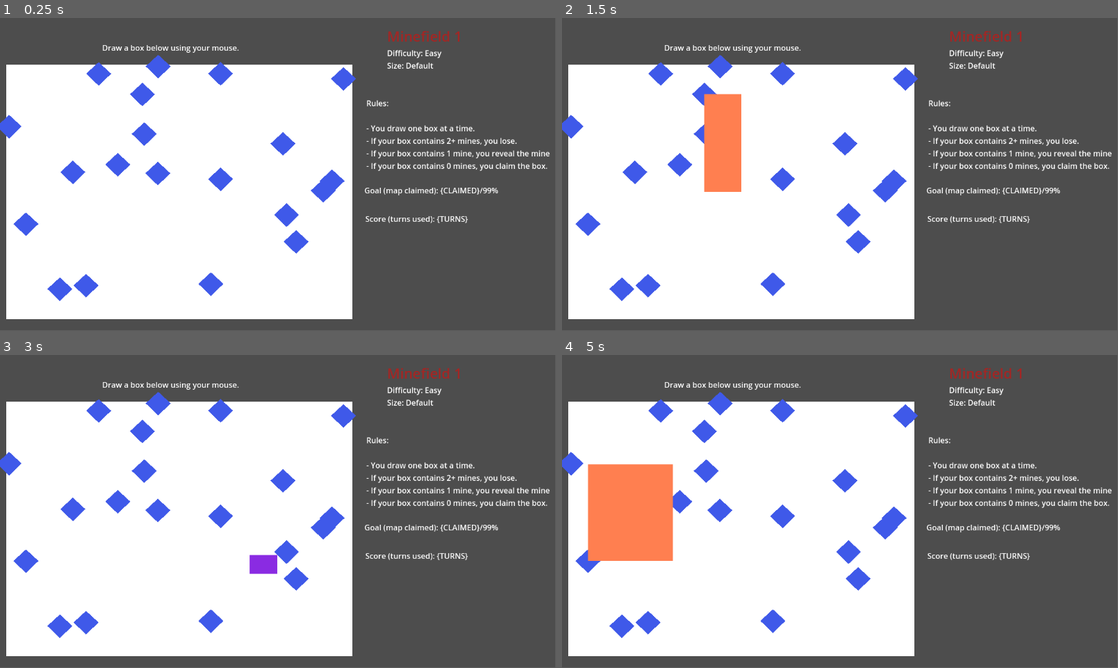
Above: before the commit, frames 1-4 (two rows, left to right).
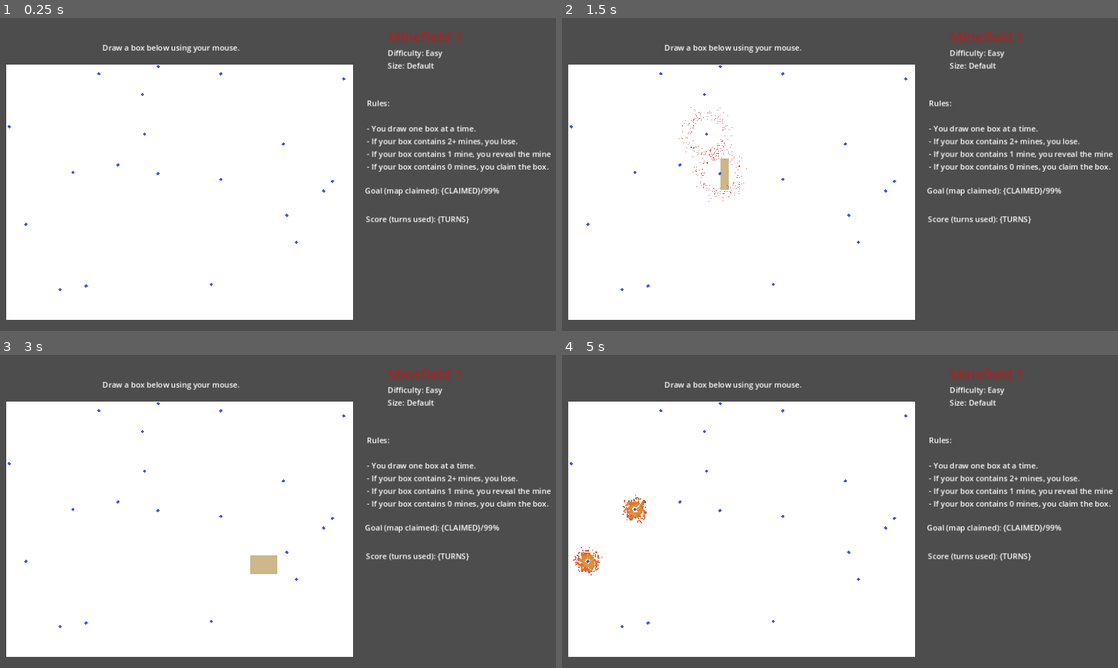
Above: after the commit, the same moments.

Repository: za3k/dragbox
Game: Godot game, scene res://main_menu.tscn
Same seed, same stepped clock (60 frames per second), same inputs: the game is played once before the commit and once after it. Sound files missing from this copy of the repository are replaced by a short silence.
Inputs (mouse positions are in pixels of both pictures, inside the frame that each line leads up to):
- Up to frame 1 (0.25 s): no input
- Up to frame 2 (1.5 s): tap Enter at 0.5 s; drag from (739, 193) to (706, 93) at 0.52 s; drag from (728, 190) to (706, 93) at 1.27 s
- Up to frame 3 (3 s): move the mouse to (333, 442) at 2.02 s; click (333, 442) at 2.17 s; tap Space at 2.75 s; drag from (250, 574) to (333, 517) at 2.77 s
- Up to frame 4 (5 s): move the mouse to (1006, 558) at 3.52 s; click (1006, 558) at 3.67 s; drag from (673, 464) to (589, 561) at 4.27 s
The window is 799x449 before the commit and 800x450 after it. Grey fills any space a smaller window leaves; there, only what the larger window draws over its background counts as a difference.

The runs differ from the first frame. In frame 1, 6.3% of the frame differs, in the area x 0-100%, y 4-97%; in frame 2, 8.1%; in frame 3, 6.6%; in frame 4, 11%.

Commit message:
Add explosion sound

Diff:
--- a/drag_box.gd
+++ b/drag_box.gd
@@ -6,8 +6,8 @@
 var status := Status.NONE
 @onready var preview : PreviewRect = $preview
 
-var preview_color = Color.BLUE_VIOLET
-var final_color = Color.CORAL
+@export var preview_color : Color
+@export var final_color : Color
 
 func start(pos):
 	if status == Status.COMPLETE: return
@@ -38,6 +38,7 @@
 	assert(status == Status.COMPLETE)
 	status = Status.NONE
 	# (For debugging) Don't update the preview yet.
+	updatePreview()
 
 func is_visible():
 	return status != Status.NONE
--- a/playing_field.gd
+++ b/game.gd
@@ -1,9 +1,13 @@
 class_name PlayingField extends ColorRect
 var hidden_mine := preload("res://hidden_mine.tscn")
 
+## The player did something invalid
+func warn():
+	pass
+
 func turn(rect: Rect2):
-	var intersecting:Array[Area2D] = []
-	for mine:Area2D in $mines.get_children():
+	var intersecting:Array[Mine] = []
+	for mine in $mines.get_children():
 		if rect.has_point(mine.position):
 			intersecting.append(mine)
 
@@ -38,12 +42,16 @@
 	# Wait a second or two
 	$dragbox.acknowledge()
 
-func lose_game_mines(mines: Array[Area2D]):
+func lose_game_mines(mines: Array[Mine]):
 	# Play BOOM!!! explosion
 	# Highlight mines you blew up
 	# Add your rectangle as a claim, maybe in another color
 	# Wait a second or two
 	$dragbox.acknowledge()
+	for mine in mines:
+		mine.reveal()
+		mine.flash(0)
+		mine.explode()
 	lose_game()
 
 func lose_game():
--- /dev/null
+++ b/hidden_mine.gd
@@ -0,0 +1,14 @@
+class_name Mine extends Area2D
+
+## Show the mine for the rest of the game
+func reveal():
+	pass
+
+## Flash the mine as important. duration=0 means forever
+func flash(duration):
+	pass
+
+## Animate the mine exploding and make a sound
+func explode():
+	Sounds.play($Explosion)
+	$ExplosionParticles.emitting = true
--- a/hidden_mine.tscn
+++ b/hidden_mine.tscn
@@ -1,9 +1,22 @@
-[gd_scene load_steps=2 format=3 uid="uid://cv5b6wexe68do"]
+[gd_scene load_steps=6 format=3 uid="uid://cv5b6wexe68do"]
+
+[ext_resource type="Script" path="res://hidden_mine.gd" id="1_yjo5g"]
+[ext_resource type="AudioStream" uid="uid://p7r5c6ba6j6u" path="res://explosion.mp3" id="2_d3otd"]
 
 [sub_resource type="CircleShape2D" id="CircleShape2D_artpk"]
 radius = 26.0
 
+[sub_resource type="Curve" id="Curve_6x0dl"]
+_data = [Vector2(0.0459459, 0.986402), 0.0, 0.0, 0, 0, Vector2(0.208108, 0.517259), -1.94394, -1.94394, 0, 0, Vector2(0.894595, 0.0957112), 0.0, 0.0, 0, 0]
+point_count = 3
+
+[sub_resource type="Gradient" id="Gradient_4v6n6"]
+offsets = PackedFloat32Array(0.0497076, 0.28655)
+colors = PackedColorArray(0.893802, 0.586859, 0.178533, 1, 0.765625, 0.0657959, 0.0657959, 1)
+
 [node name="hidden mine" type="Area2D"]
+scale = Vector2(0.15, 0.15)
+script = ExtResource("1_yjo5g")
 
 [node name="CollisionShape2D" type="CollisionShape2D" parent="."]
 shape = SubResource("CircleShape2D_artpk")
@@ -12,3 +25,22 @@
 scale = Vector2(0.168919, 0.148148)
 color = Color(0.250171, 0.352634, 0.916956, 1)
 polygon = PackedVector2Array(0, 168.75, -153.92, 0, 0, -162, 153.92, 0)
+
+[node name="Explosion" type="AudioStreamPlayer2D" parent="."]
+stream = ExtResource("2_d3otd")
+volume_db = -25.623
+
+[node name="ExplosionParticles" type="CPUParticles2D" parent="."]
+emitting = false
+amount = 200
+one_shot = true
+explosiveness = 0.83
+spread = 180.0
+gravity = Vector2(0, 0)
+initial_velocity_min = 579.48
+initial_velocity_max = 912.81
+scale_amount_min = 5.2
+scale_amount_max = 5.2
+scale_amount_curve = SubResource("Curve_6x0dl")
+color = Color(1, 1, 1, 0.733333)
+color_ramp = SubResource("Gradient_4v6n6")
--- a/play_game.tscn
+++ b/play_game.tscn
@@ -1,6 +1,6 @@
 [gd_scene load_steps=4 format=3 uid="uid://biainbm82limn"]
 
-[ext_resource type="Script" path="res://playing_field.gd" id="1_w0vli"]
+[ext_resource type="Script" path="res://game.gd" id="1_w0vli"]
 [ext_resource type="Script" path="res://drag_box.gd" id="2_xk0sa"]
 [ext_resource type="Script" path="res://rectangle_preview.gd" id="3_03qtw"]
 
@@ -66,12 +66,14 @@
 offset_bottom = 625.0
 script = ExtResource("1_w0vli")
 
+[node name="claims" type="Node2D" parent="Node2D/playing_field"]
+
 [node name="mines" type="Node2D" parent="Node2D/playing_field"]
-
-[node name="claims" type="Node2D" parent="Node2D/playing_field"]
 
 [node name="dragbox" type="Node2D" parent="Node2D/playing_field"]
 script = ExtResource("2_xk0sa")
+preview_color = Color(0.611765, 0.439216, 0.0941176, 0.501961)
+final_color = Color(0.298039, 0.0666667, 0.466667, 0.890196)
 
 [node name="preview" type="ColorRect" parent="Node2D/playing_field/dragbox"]
 offset_right = 40.0
--- a/project.godot
+++ b/project.godot
@@ -15,6 +15,14 @@
 config/features=PackedStringArray("4.2", "Forward Plus")
 config/icon="res://icon.svg"
 
+[autoload]
+
+Sounds="*res://sounds.gd"
+
+[display]
+
+window/stretch/mode="canvas_items"
+
 [dotnet]
 
 project/assembly_name="Dragbox"
--- /dev/null
+++ b/sounds.gd
@@ -0,0 +1,12 @@
+extends Node
+
+var being_played = {}
+
+func play(sound : AudioStreamPlayer2D):
+	var effect := sound.stream.resource_path
+	if not being_played.get(effect, false):
+		sound.finished.connect(func():
+			being_played[effect] = false
+		)
+		being_played[effect] = true
+		sound.play()
Not shown, added: explosion.mp3.import
Not shown, added: CREDITS
Not shown, added: explosion.mp3
